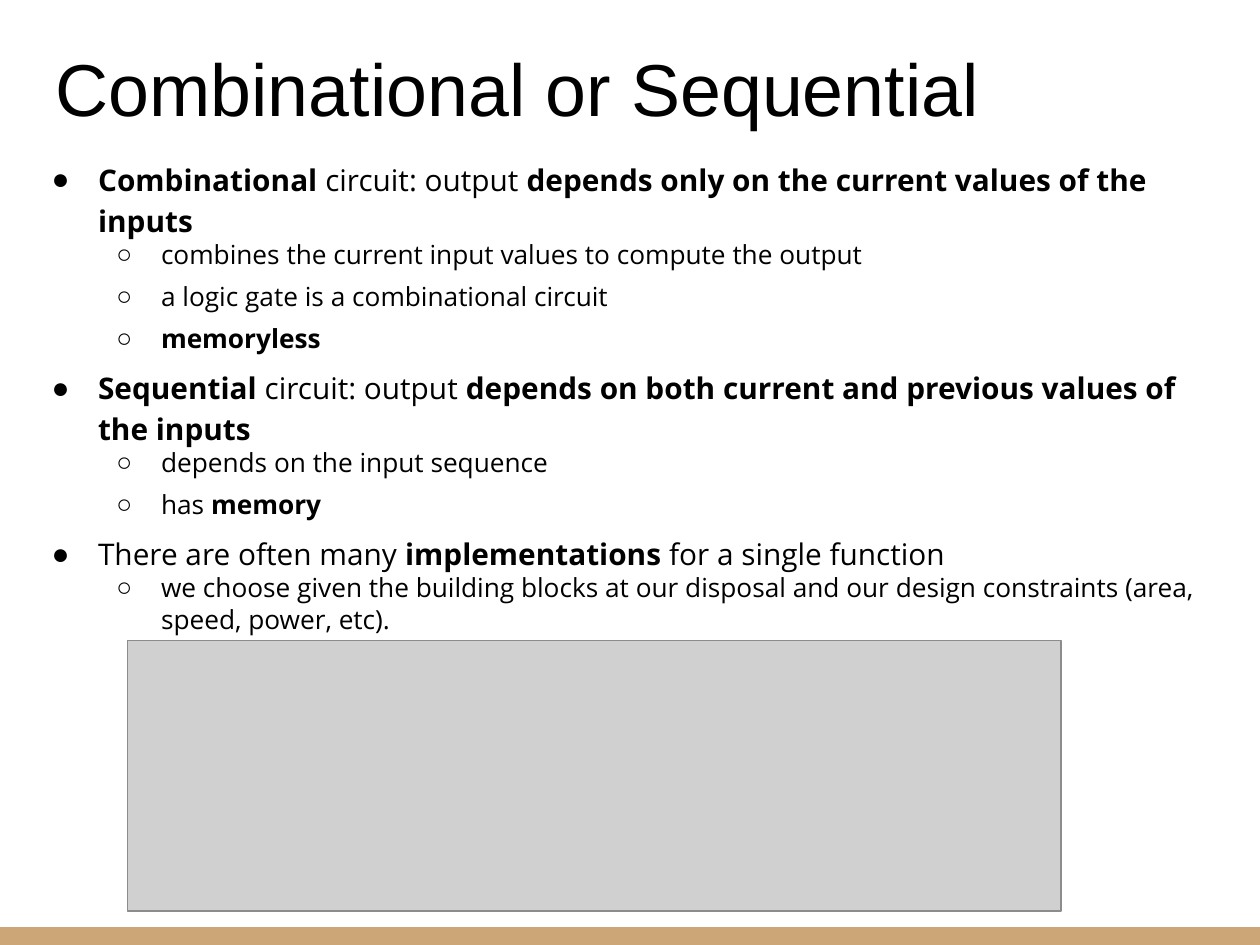
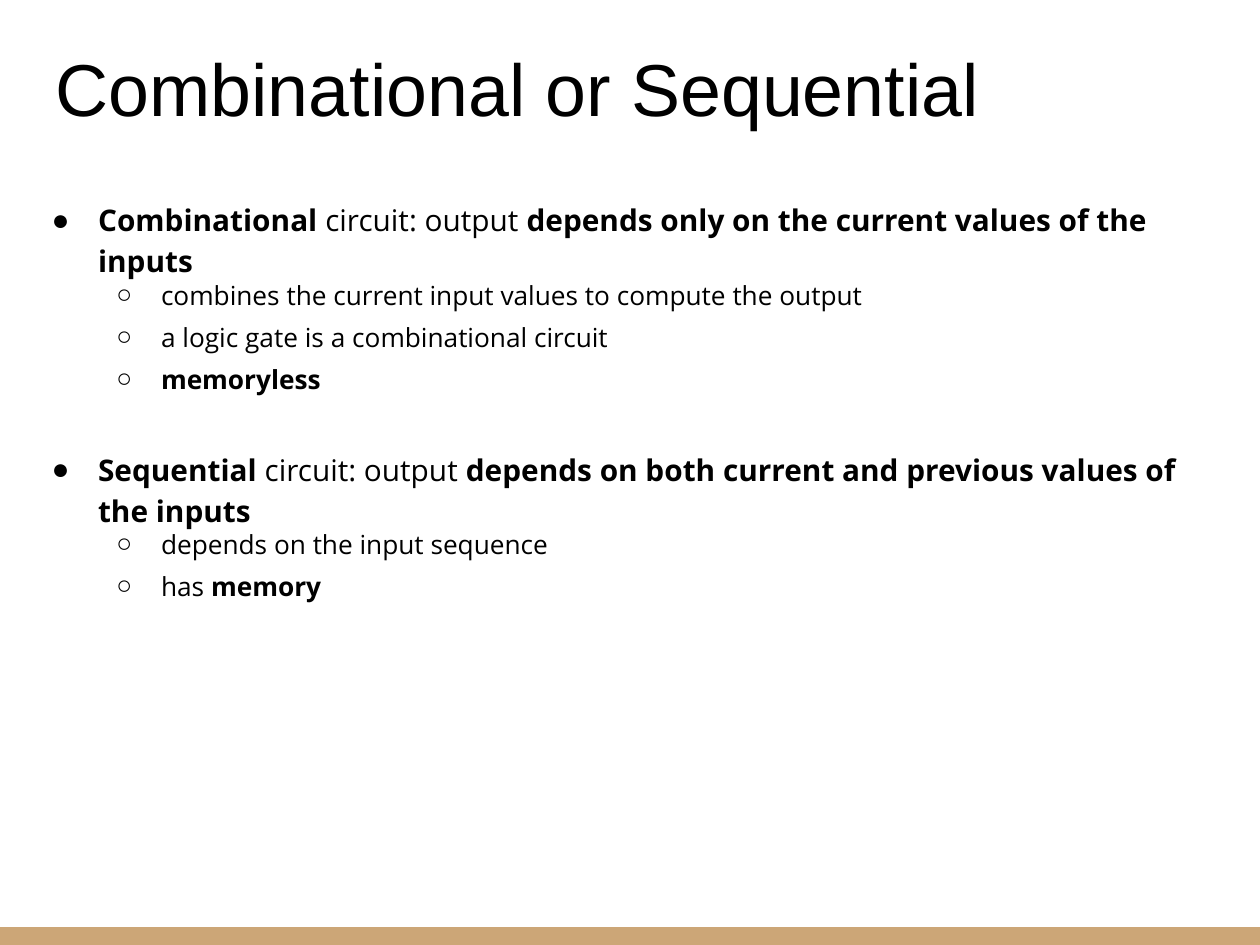
Before and after one commit to riccardoberta/esd, a slide deck: slide 14 of 03 - Logic Gates and Circuits/slides.pptx (slide 13 before the commit). Drawn at 1260x945 pixels with LibreOffice and Linux fonts; fonts in the diff are those of the drawing; grey boxes stand for pictures. Boxes give left, top, right and bottom in pixels: in the first picture for what was removed or moved away, otherwise in the second. Text is boxed around its words. In the diff, an @@ line names an element or a change of style, - is before the commit and + after.

```diff
--- a/03 - Logic Gates and Circuits/slides.pptx
+++ b/03 - Logic Gates and Circuits/slides.pptx
@@ text "Combinational circuit: output depends only ...": place and size @@
-text "Combinational circuit: output depends only ..." at (98, 168, 1193, 636)
+text "Combinational circuit: output depends only ..." at (98, 208, 1175, 603)
@@ text at (98, 542, 1193, 636): paragraphs removed @@
-● There are often many implementations for a single function
-  ○ we choose given the building blocks at our disposal and our design constraints (area, speed, power, etc).
@@ picture removed at (127, 640, 1061, 911) @@
```
Also in this commit, not shown: 4 other slides changed, 1 slide added, 36 other files.
